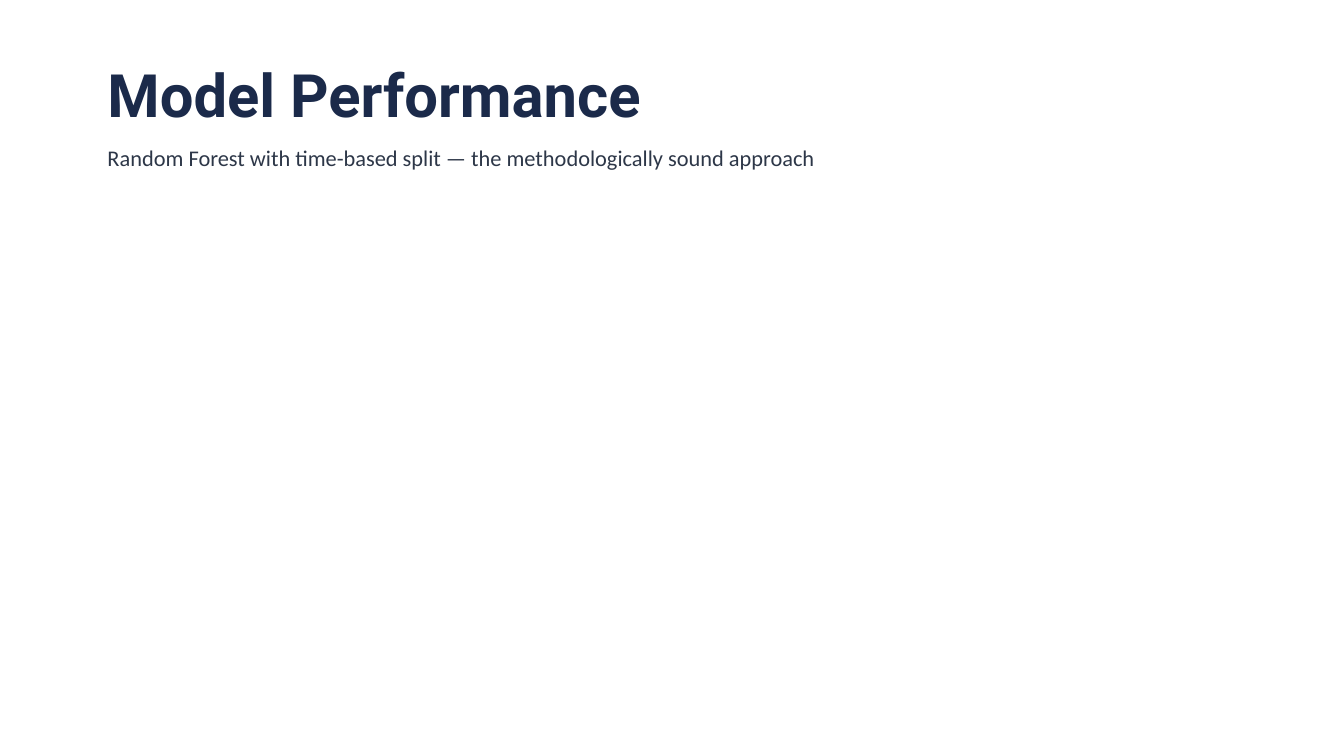
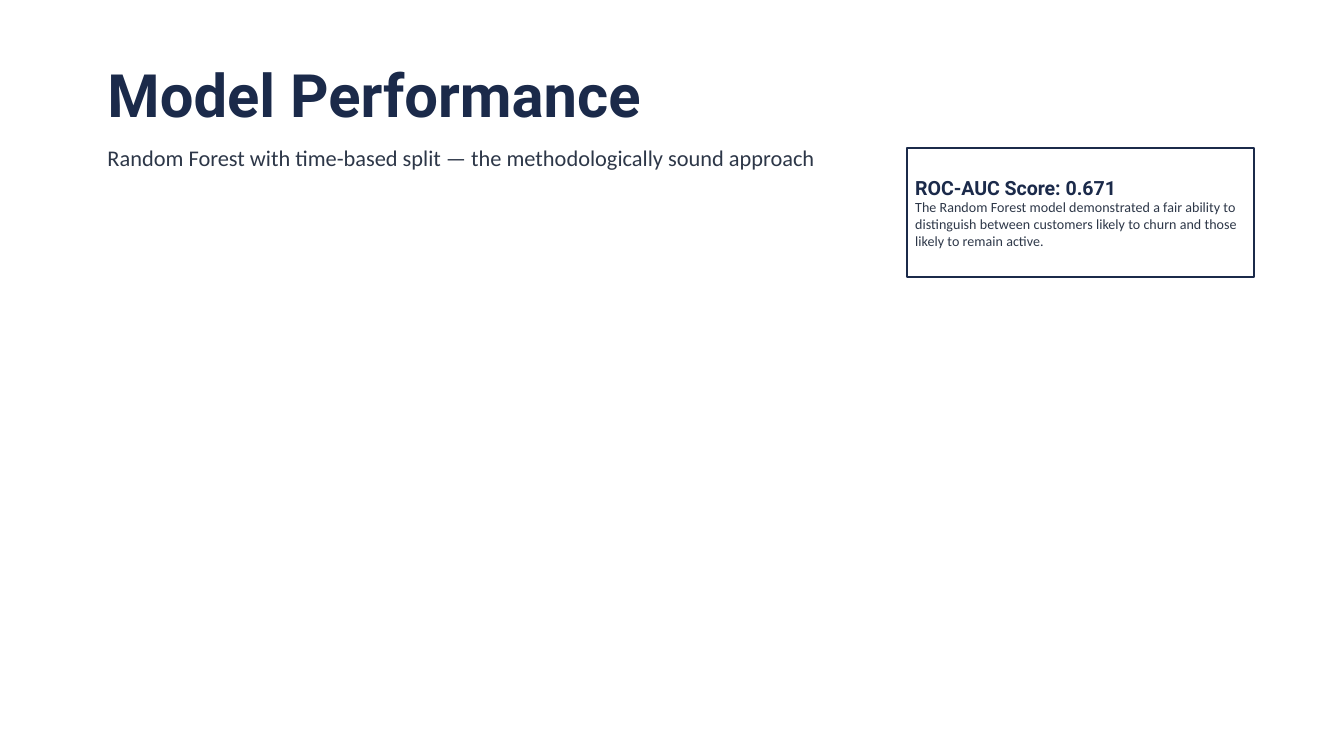
Before and after one commit to kb1278/customer-churn-prediction, a slide deck: slide 11 of customer churn.pptx. Drawn at 1344x756 pixels with LibreOffice and Linux fonts; fonts in the diff are those of the drawing. Boxes give left, top, right and bottom in pixels: in the first picture for what was removed or moved away, otherwise in the second. Text is boxed around its words. In the diff, an @@ line names an element or a change of style, - is before the commit and + after.

```diff
--- a/customer churn.pptx
+++ b/customer churn.pptx
@@ rectangle added at (907,148,1254,277), fill #FFFFFF at 88% opacity, outline #1B2A4A 1 pt, 7.5 pt, text #2D3748 @@
+ROC-AUC Score: 0.671
+The Random Forest model demonstrated a fair ability to distinguish between customers likely to churn and those likely to remain active.
```
